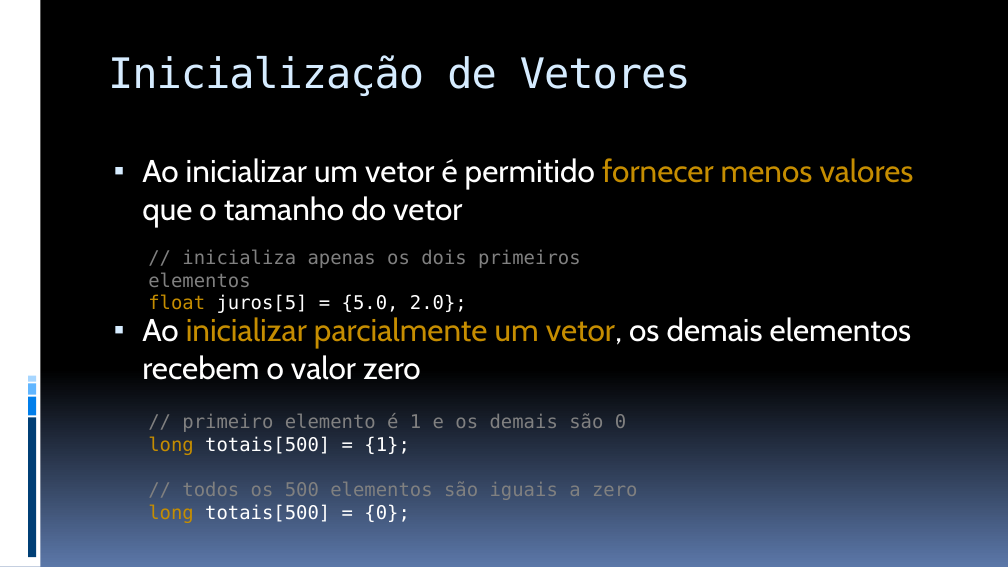
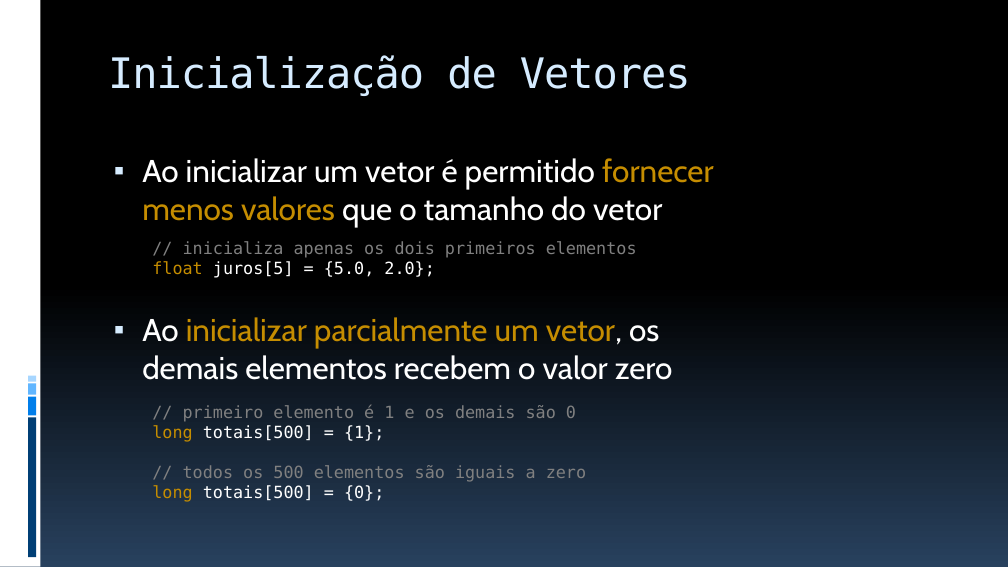
Before and after one commit to JudsonSS/ProgComp, a slide deck: slide 21 of Slides/10. Vetores.pptx. Drawn at 1008x567 pixels with LibreOffice and Linux fonts; fonts in the diff are those of the drawing. Boxes give left, top, right and bottom in pixels: in the first picture for what was removed or moved away, otherwise in the second. Text is boxed around its words. In the diff, an @@ line names an element or a change of style, - is before the commit and + after.

Commit message:
Novo Design

```diff
--- a/Slides/10. Vetores.pptx
+++ b/Slides/10. Vetores.pptx
@@ background gradient #000000 to #5B77A8 to gradient #000000 to #28415E @@
@@ text "Ao inicializar um vetor é ..." rewrapped from (142, 158, 914, 380) to (142, 158, 714, 380) @@
@@ text "// inicializa apenas os dois ...": place and size @@
-text "// inicializa apenas os dois ..." at (148, 249, 580, 313)
+text "// inicializa apenas os dois ..." at (152, 241, 637, 278)
@@ text "// inicializa apenas os dois ..." at (152, 241, 637, 278): size 18 to 16 pt @@
@@ text "// primeiro elemento é 1 ..." at (152, 405, 586, 502): size 18 to 16 pt @@
@@ text "// primeiro elemento é 1 ...": place and size @@
-text "// primeiro elemento é 1 ..." at (148, 413, 638, 523)
+text "// primeiro elemento é 1 ..." at (152, 405, 586, 502)
```
Also in this commit, not shown: 29 other slides changed, 1 slide removed.
